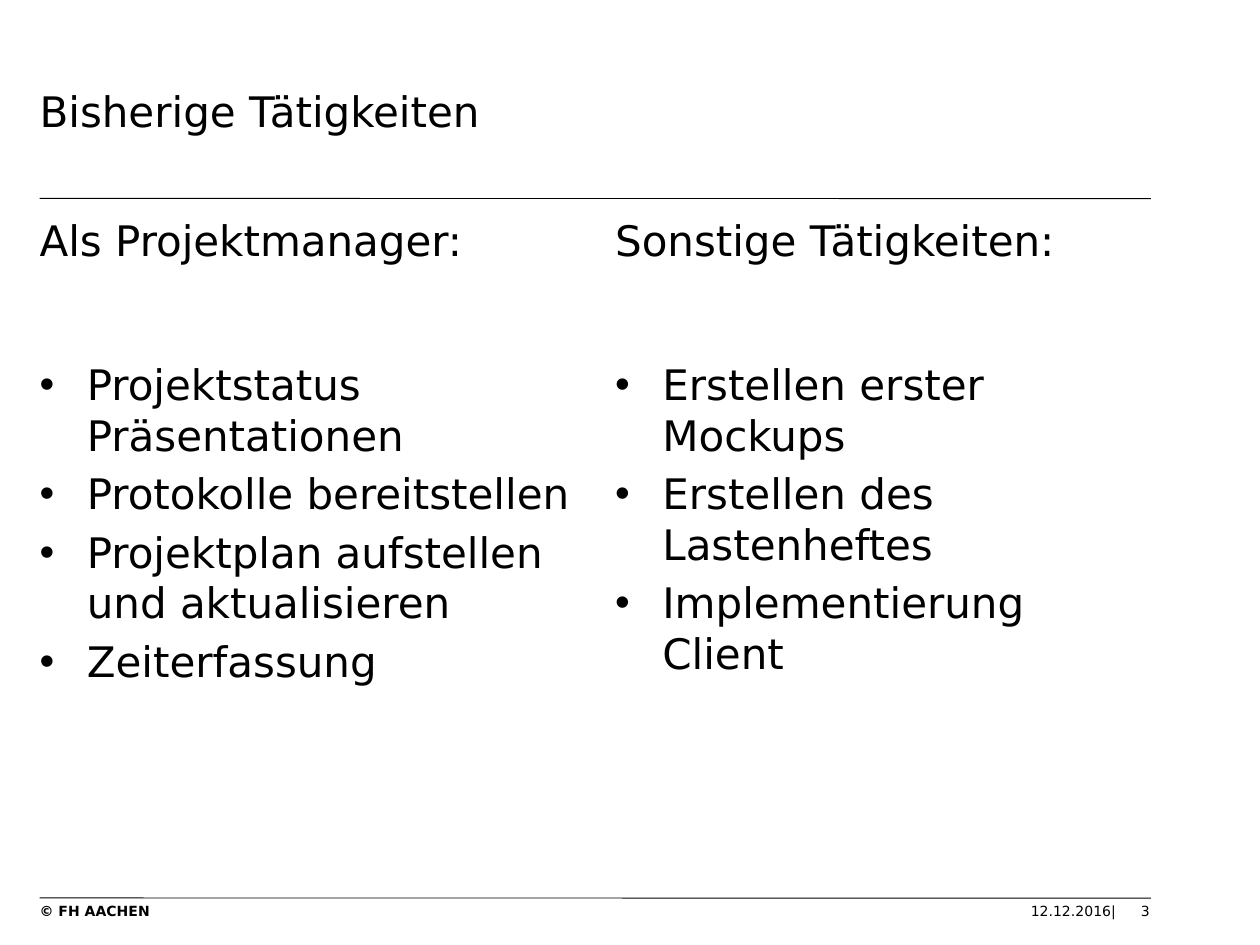
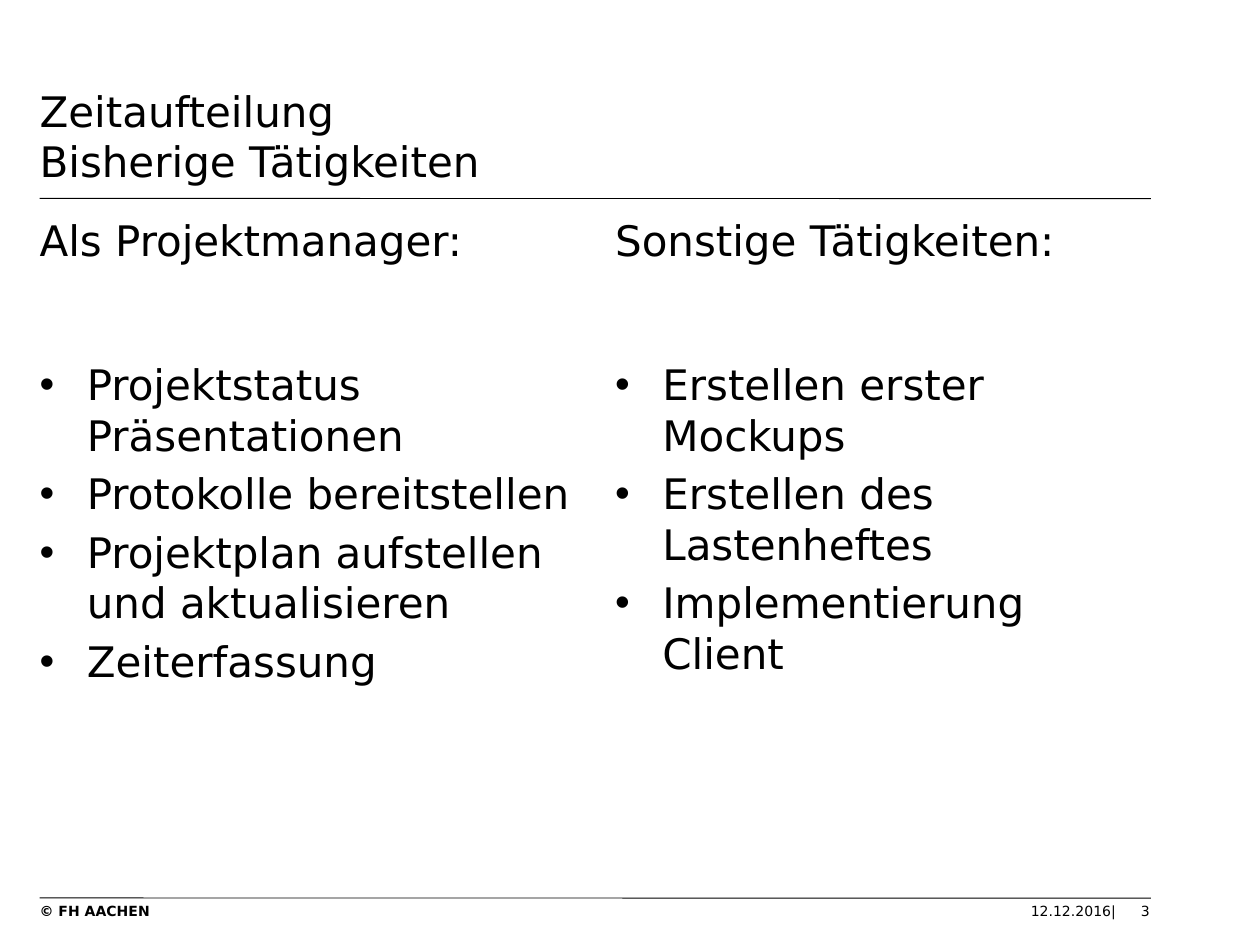
Before and after one commit to thomasgor/swe, a slide deck: slide 3 of Dokumente/Coaching/2016-12-14/2016-12-14 Rollentätigkeit Matthias Maus.pptx. Drawn at 1260x945 pixels with LibreOffice and Linux fonts; fonts in the diff are those of the drawing; background and template pictures are left out. Boxes give left, top, right and bottom in pixels: in the first picture for what was removed or moved away, otherwise in the second. Text is boxed around its words. In the diff, an @@ line names an element or a change of style, - is before the commit and + after.

```diff
--- a/Dokumente/Coaching/2016-12-14/2016-12-14 Rollentätigkeit Matthias Maus.pptx
+++ b/Dokumente/Coaching/2016-12-14/2016-12-14 Rollentätigkeit Matthias Maus.pptx
@@ title at (40, 95, 479, 186): text changed @@
-Bisherige Tätigkeiten
+Zeitaufteilung
+Bisherige Tätigkeiten
```
Also in this commit, not shown: 3 other slides changed, 3 other files.
